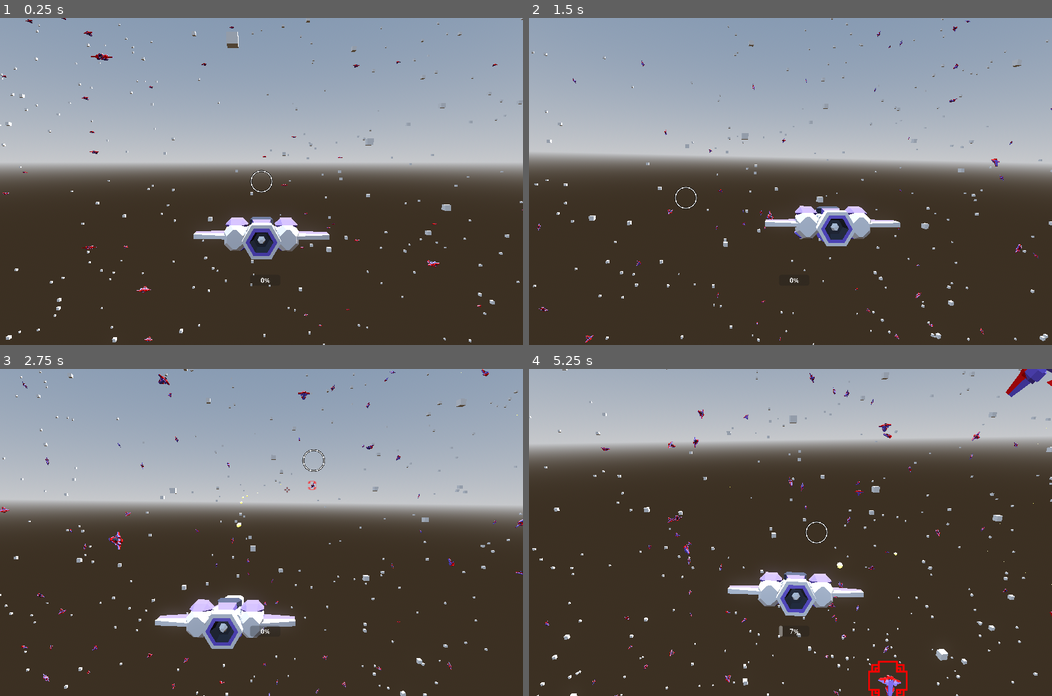
Above: before the commit, frames 1-4 (two rows, left to right).
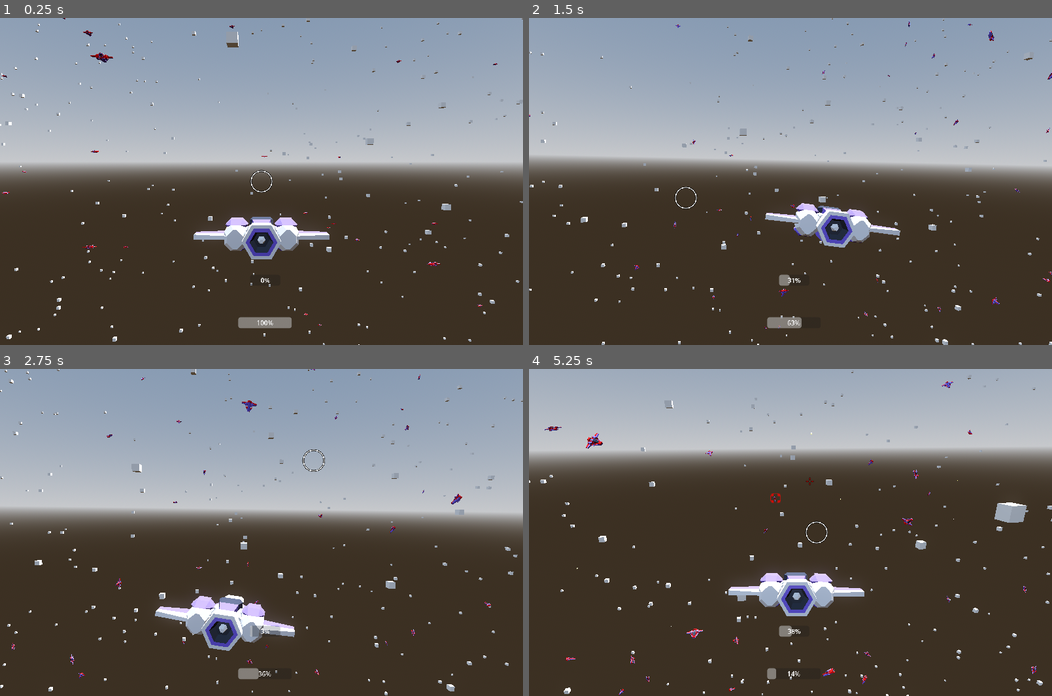
Above: after the commit, the same moments.

Repository: cgorto/space-ships
Game: Godot game, scene res://scenes/test_scene.tscn
Same seed, same stepped clock (60 frames per second), same inputs: the game is played once before the commit and once after it.
Inputs (mouse positions are in pixels of both pictures, inside the frame that each line leads up to):
- Up to frame 1 (0.25 s): no input
- Up to frame 2 (1.5 s): move the mouse to (905, 165) at 0.52 s; hold D (move_right) 0.53-1.28 s; hold Shift (dash, bound only after the commit) 0.53-1.28 s; tap R (target) at 0.6 s; move the mouse to (685, 197) at 1.27 s; hold S (move_backward) from 1.28 s (still down); tap Shift (dash, bound only after the commit) at 1.35 s
- Up to frame 3 (2.75 s): tap Space (drift, bound only after the commit) at 1.55 s; move the mouse to (313, 460) at 2.02 s; release S (move_backward) at 2.03 s; hold D (move_right) from 2.03 s (still down); hold Space (drift, bound only after the commit) from 2.03 s (still down); tap R (target) at 2.3 s
- Up to frame 4 (5.25 s): move the mouse to (764, 597) at 2.77 s; release D (move_right) at 2.78 s; release Space (drift, bound only after the commit) at 2.78 s; hold W (move_forward) 2.78-3.53 s; click (764, 597) at 2.85 s; tap Shift (dash, bound only after the commit) at 3.05, 4.35 s; move the mouse to (947, 581) at 3.52 s; hold Space (drift, bound only after the commit) 3.53-4.28 s; hold A (move_left) 3.53-5.03 s; tap R (target) at 3.6, 4.55 s; move the mouse to (633, 483) at 4.27 s; move the mouse to (816, 532) at 5.02 s; hold S (move_backward) from 5.03 s (still down); hold Space (drift, bound only after the commit) from 5.03 s (still down)

The runs differ from the first frame. In frame 1, 1.0% of the frame differs, in the area x 0-100%, y 0-100%; in frame 2, 4.6%; in frame 3, 9.3%; in frame 4, 11%.

Commit message:
uhh dashing

Diff:
--- a/project.godot
+++ b/project.godot
@@ -10,7 +10,7 @@
 
 [application]
 
-config/name="SandLancer"
+config/name="Space Ships"
 run/main_scene="res://scenes/test_scene.tscn"
 config/features=PackedStringArray("4.4", "Forward Plus")
 config/icon="res://icon.svg"
@@ -70,13 +70,22 @@
 }
 shoot={
 "deadzone": 0.5,
-"events": [Object(InputEventKey,"resource_local_to_scene":false,"resource_name":"","device":-1,"window_id":0,"alt_pressed":false,"shift_pressed":false,"ctrl_pressed":false,"meta_pressed":false,"pressed":false,"keycode":0,"physical_keycode":32,"key_label":0,"unicode":32,"location":0,"echo":false,"script":null)
-, Object(InputEventMouseButton,"resource_local_to_scene":false,"resource_name":"","device":-1,"window_id":0,"alt_pressed":false,"shift_pressed":false,"ctrl_pressed":false,"meta_pressed":false,"button_mask":0,"position":Vector2(0, 0),"global_position":Vector2(0, 0),"factor":1.0,"button_index":1,"canceled":false,"pressed":false,"double_click":false,"script":null)
+"events": [Object(InputEventMouseButton,"resource_local_to_scene":false,"resource_name":"","device":-1,"window_id":0,"alt_pressed":false,"shift_pressed":false,"ctrl_pressed":false,"meta_pressed":false,"button_mask":0,"position":Vector2(0, 0),"global_position":Vector2(0, 0),"factor":1.0,"button_index":1,"canceled":false,"pressed":false,"double_click":false,"script":null)
 ]
 }
 target={
 "deadzone": 0.5,
 "events": [Object(InputEventKey,"resource_local_to_scene":false,"resource_name":"","device":-1,"window_id":0,"alt_press …(192 unchanged characters)…
+]
+}
+dash={
+"deadzone": 0.5,
+"events": [Object(InputEventKey,"resource_local_to_scene":false,"resource_name":"","device":-1,"window_id":0,"alt_pressed":false,"shift_pressed":false,"ctrl_pressed":false,"meta_pressed":false,"pressed":false,"keycode":0,"physical_keycode":4194325,"key_label":0,"unicode":0,"location":0,"echo":false,"script":null)
+]
+}
+drift={
+"deadzone": 0.5,
+"events": [Object(InputEventKey,"resource_local_to_scene":false,"resource_name":"","device":-1,"window_id":0,"alt_pressed":false,"shift_pressed":false,"ctrl_pressed":false,"meta_pressed":false,"pressed":false,"keycode":0,"physical_keycode":32,"key_label":0,"unicode":32,"location":0,"echo":false,"script":null)
 ]
 }
 
--- a/scenes/component/pilot/npc_pilot.gd
+++ b/scenes/component/pilot/npc_pilot.gd
@@ -5,7 +5,7 @@
 @export var fire_chance: float = 0.3
 
 @onready var preferred_avoid: Vector3 = Util.uniform_random_vector() * 200
-@onready var seed: float = randf_range(0,1000)
+@onready var seed: int = randi_range(0,1000)
 
 var target: Pilot
 var potential_targets: Array[Node3D] = []
@@ -23,27 +23,27 @@
 		weapon.shoot()
 
 func is_fire_allowed() -> bool:
-	var noise_value: float = (noise.get_noise_1d(seed + (Time.get_unix_time_from_system() / 10)) + 1) / 2
+	var noise_value: float = (noise.get_noise_1d(seed + Time.get_ticks_msec()) + 1) / 2
 	return noise_value < fire_chance
 
 func dogfight(delta: float) -> void:
 	if target == null:
+		is_firing = false
 		return
 	var distance: float = global_position.distance_to(target.global_position)
 	if distance < 100:
 		turn_towards_point(target.global_position + preferred_avoid, delta)
 		throttle = 0.4
 	else:
-		#THIS NEEDS TO BE CHANGED, PILOT PROBABLY NEEDS A REFERENCE TO EITHER OWN SHIP OR OWN WEAPONS
 		var target_point:Vector3 = Util.calculate_lead(own_ship,target.own_ship,-weapon.bullet_spawner.proj_speed)
-		var turn_strength: float = (noise.get_noise_1d(seed + (Time.get_unix_time_from_system() / 10)) + 1) / 2
+		var turn_strength: float = (noise.get_noise_1d(seed + Time.get_ticks_msec()) + 1) / 2
 		turn_towards_point(target_point, delta, turn_strength)
 		var angle_to_target: float = -global_basis.z.angle_to(target_point)
 
 		is_firing = angle_to_target < 0.1 && is_fire_allowed() && distance < 300
 		if (-global_basis.z).angle_to(-target.global_basis.z) < 90:
-			#throttle = remap(distance,50,250,.33,.8)
-			throttle = 0.8
+			throttle = clamp(remap(distance,50,1500,6,.8),.33,.9)
+			#throttle = 0.8
 		else:
 			throttle = 0.85
 
--- a/scenes/component/pilot/player_pilot.gd
+++ b/scenes/component/pilot/player_pilot.gd
@@ -1,18 +1,29 @@
 class_name PlayerPilot extends Pilot
 
 @onready var throt: ProgressBar = $CanvasLayer/ProgressBar
+@onready var dash_bar: ProgressBar = $CanvasLayer/ProgressBar2
 @onready var target_cast: RayCast3D = $RayCast3D
 @onready var target_indicator: Sprite3D = $TargetIndicator
 @onready var lead_crosshair: Sprite3D = $TargetIndicator/LeadCrosshair
+@onready var enemy_hp: ProgressBar = $SubViewport/EnemyHPBar
 var target: Node3D = null
+var dash_meter: float = 1
+var dash_rate: float = 0.5
+var dash_speed: float = 1.5
+enum STATE {BASE,DASHING,DRIFT}
+var current_state: STATE = STATE.BASE
 
-
-func _process(delta: float) -> void:
+func _physics_process(delta: float) -> void:
 	strafe = Input.get_axis("move_left","move_right")
 
 	auto_pilot(delta)
 	update_throttle(delta)
+	dash(delta)
+	fast_turn(delta)
 	update_target_indicator()
+	if current_state == STATE.BASE:
+		dash_meter = move_toward(dash_meter,1,0.5 * dash_rate * delta)
+	dash_bar.value = dash_meter
 
 
 func auto_pilot(delta:float) -> void:
@@ -47,7 +58,31 @@
 	if target != null:
 		#target_indicator.visible = not get_viewport().get_camera_3d().is_position_behind(global_transform.origin)
 		target_indicator.global_position = target.global_position
+		enemy_hp.value = target.hp.get_health_percent()
 		target_indicator.visible = true
 		lead_crosshair.global_position = Util.calculate_lead(own_ship,target,-weapon.bullet_spawner.proj_speed)
 	else:
 		target_indicator.visible = false
+
+func dash(delta: float) -> void:
+	if not Input.is_action_pressed("dash") or current_state == STATE.DRIFT or dash_meter == 0:
+		if not current_state == STATE.DRIFT:
+			current_state = STATE.BASE
+		if throttle > 1.0:
+			throttle = move_toward(throttle,1.0,delta * throttle_speed)
+		return
+	current_state = STATE.DASHING
+	throttle = move_toward(throttle,dash_speed,throttle_speed * delta)
+	dash_meter = move_toward(dash_meter,0,dash_rate * delta)
+
+func fast_turn(delta: float) -> void:
+	if not Input.is_action_pressed("drift") or current_state == STATE.DASHING or dash_meter == 0:
+		if not current_state == STATE.DASHING:
+			current_state = STATE.BASE
+		if own_ship.ship_physics.angular_force.length() > Vector3(deg_to_rad(100),deg_to_rad(100),deg_to_rad(100)).length():
+			own_ship.ship_physics.angular_force = own_ship.ship_physics.angular_force.lerp(Vector3(deg_to_rad(100),deg_to_rad(100),deg_to_rad(100)),dash_speed * delta)
+		return
+
+	current_state = STATE.DRIFT
+	own_ship.ship_physics.angular_force = own_ship.ship_physics.angular_force.lerp(Vector3(deg_to_rad(100),deg_to_rad(100),deg_to_rad(100)) * dash_speed,dash_rate * delta)
+	dash_meter = move_toward(dash_meter,0,dash_rate * delta)
--- a/scenes/component/pilot/player_pilot.tscn
+++ b/scenes/component/pilot/player_pilot.tscn
@@ -7,6 +7,9 @@
 [sub_resource type="AtlasTexture" id="AtlasTexture_vtn8y"]
 atlas = ExtResource("2_s66tq")
 region = Rect2(674, 102, 48, 48)
+
+[sub_resource type="ViewportTexture" id="ViewportTexture_3jldp"]
+viewport_path = NodePath("SubViewport")
 
 [node name="PlayerPilot" type="Node3D" groups=["target"]]
 script = ExtResource("1_eqnf8")
@@ -37,6 +40,13 @@
 [node name="Pitch" type="Label" parent="CanvasLayer/VBoxContainer"]
 layout_mode = 2
 
+[node name="ProgressBar2" type="ProgressBar" parent="CanvasLayer"]
+offset_left = 583.0
+offset_top = 732.0
+offset_right = 714.0
+offset_bottom = 759.0
+max_value = 1.0
+
 [node name="RayCast3D" type="RayCast3D" parent="."]
 enabled = false
 target_position = Vector3(0, 0, 0)
@@ -53,3 +63,17 @@
 [node name="LeadCrosshair" type="Sprite3D" parent="TargetIndicator"]
 billboard = 1
 texture = ExtResource("3_66vtr")
+
+[node name="Sprite3D" type="Sprite3D" parent="TargetIndicator"]
+billboard = 1
+fixed_size = true
+texture = SubResource("ViewportTexture_3jldp")
+
+[node name="SubViewport" type="SubViewport" parent="."]
+transparent_bg = true
+
+[node name="EnemyHPBar" type="ProgressBar" parent="SubViewport"]
+offset_right = 256.0
+offset_bottom = 128.0
+max_value = 1.0
+value = 1.0
--- a/scenes/game_object/npc_ship.gd
+++ b/scenes/game_object/npc_ship.gd
@@ -2,6 +2,7 @@
 
 @onready var ship_physics: ShipPhysics = $ShipPhysics
 @onready var pilot: Pilot = $Pilot
+@onready var hp: HealthComponent = $HealthComponent
 
 var velocity: Vector3
 
--- a/scenes/test_scene.gd
+++ b/scenes/test_scene.gd
@@ -10,7 +10,7 @@
 		var new_box: Node3D = box.instantiate()
 		new_box.position = Vector3(box_scale *randf() -box_scale*0.5, box_scale *randf() -box_scale*0.5, box_scale *randf() -box_scale*0.5)
 		add_child(new_box)
-	for i in 400:
+	for i in 300:
 		var new_npc: NPCShip = enemy.instantiate()
 		new_npc.position = Vector3(box_scale *randf() -box_scale*0.5, box_scale *randf() -box_scale*0.5, box_scale *randf() -box_scale*0.5)
 		add_child(new_npc)
--- a/scripts/pid.gd
+++ b/scripts/pid.gd
@@ -28,3 +28,10 @@
 	var deriv: float = (present - last_error) / delta
 	last_error = present
 	return present * p_factor + integral * i_factor + deriv * d_factor
+
+func set_p(new_p:float) -> void:
+	p_factor = new_p
+func set_i(new_i:float) -> void:
+	i_factor = new_i
+func set_d(new_d:float) -> void:
+	d_factor = new_d
Binary file added: assets/ship/Bandit.fbx
Not shown, added: assets/ship/Bandit.fbx.import
Binary file added: assets/ship/Centurion.fbx
Not shown, added: assets/ship/Centurion.fbx.import
Binary file added: assets/ship/Deimos.fbx
Not shown, added: assets/ship/Deimos.fbx.import
Binary file added: assets/ship/Dispatcher.fbx
Not shown, added: assets/ship/Dispatcher.fbx.import
Binary file added: assets/ship/Exarch.fbx
Not shown, added: assets/ship/Exarch.fbx.import
Binary file added: assets/ship/Fafnir.fbx
Not shown, added: assets/ship/Fafnir.fbx.import
(and 41 more such lines)
